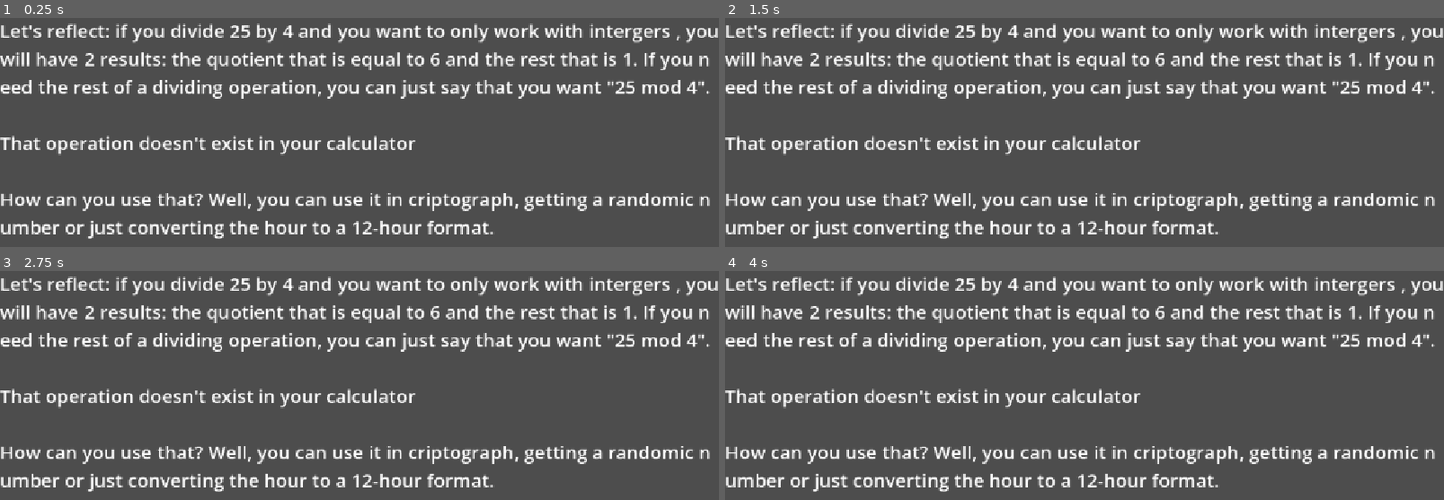
Above: before the commit, frames 1-4 (two rows, left to right).
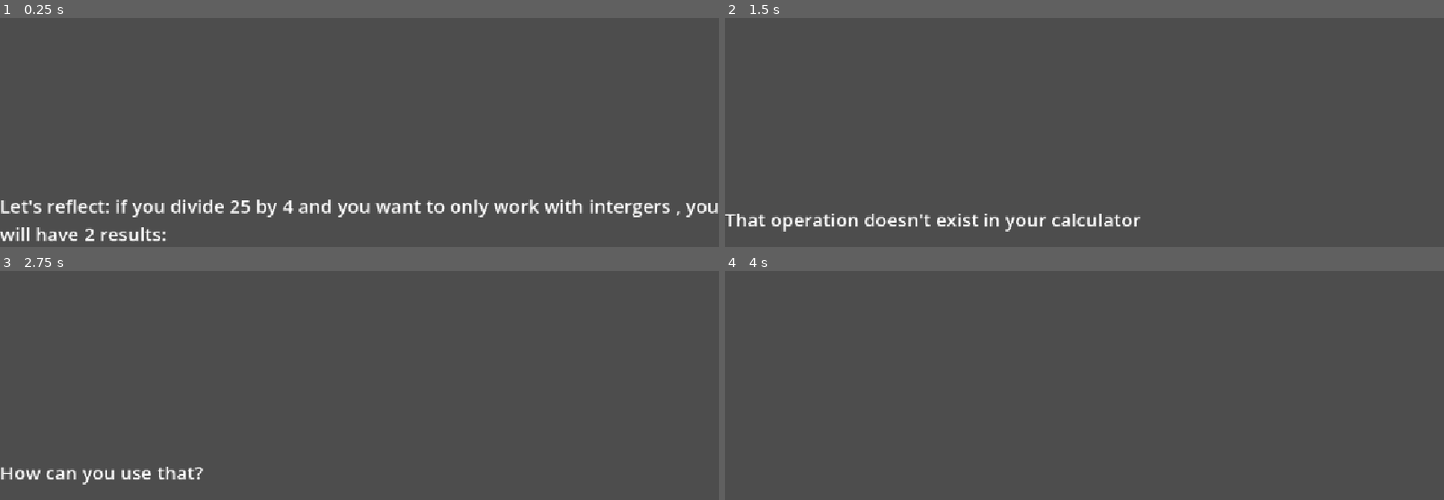
Above: after the commit, the same moments.

Repository: ygcs796/discrete-math
Game: Godot game, scene res://screens/text_page_1.tscn
Same seed, same stepped clock (60 frames per second), same inputs: the game is played once before the commit and once after it. The project has no main scene, so this scene is started directly.
Inputs:
- Up to frame 1 (0.25 s): no input
- Up to frame 2 (1.5 s): tap Enter at 0.5 s; hold E 0.53-1.28 s; tap Space at 1.25 s; tap E at 1.35 s
- Up to frame 3 (2.75 s): tap Enter at 2 s; hold E from 2.03 s (still down)
- Up to frame 4 (4 s): tap Space at 2.75 s; release E at 2.78 s; tap E at 2.85 s; tap Enter at 3.5 s; hold E from 3.53 s (still down)

The runs differ from the first frame. In frame 1, 16% of the frame differs, in the area x 0-100%, y 2-98%; in frame 2, 14%; in frame 3, 14%; in frame 4, 13%.

Commit message:
feat: tela vitória, derrota, count-down e mudança de frases

Diff:
--- /dev/null
+++ b/elements/count_down.tscn
@@ -0,0 +1,20 @@
+[gd_scene format=3 uid="uid://b4r1j2kggrmae"]
+
+[ext_resource type="Script" uid="uid://w3p08ngllvmk" path="res://scripts/count_down.gd" id="1_8bqqb"]
+
+[node name="count-down" type="Control" unique_id=1364557109]
+layout_mode = 3
+anchors_preset = 15
+anchor_right = 1.0
+anchor_bottom = 1.0
+grow_horizontal = 2
+grow_vertical = 2
+script = ExtResource("1_8bqqb")
+
+[node name="Label" type="Label" parent="." unique_id=1620378555]
+layout_mode = 0
+offset_left = 10.0
+offset_right = 164.0
+offset_bottom = 83.0
+theme_override_font_sizes/font_size = 60
+text = "00:30"
--- /dev/null
+++ b/screens/losing.tscn
@@ -0,0 +1,44 @@
+[gd_scene format=3 uid="uid://bfhd7x2lx3ew1"]
+
+[ext_resource type="Script" uid="uid://drqxra8whi0l7" path="res://scripts/losing.gd" id="1_68x8b"]
+
+[node name="losing" type="Control" unique_id=1802160683]
+layout_mode = 3
+anchors_preset = 15
+anchor_right = 1.0
+anchor_bottom = 1.0
+grow_horizontal = 2
+grow_vertical = 2
+script = ExtResource("1_68x8b")
+
+[node name="VBoxContainer" type="VBoxContainer" parent="." unique_id=716751718]
+layout_mode = 1
+anchors_preset = 14
+anchor_top = 0.5
+anchor_right = 1.0
+anchor_bottom = 0.5
+offset_top = -122.5
+offset_bottom = 122.5
+grow_horizontal = 2
+grow_vertical = 2
+
+[node name="Label" type="Label" parent="VBoxContainer" unique_id=995409627]
+layout_mode = 2
+theme_override_font_sizes/font_size = 87
+text = "YOU LOST"
+horizontal_alignment = 1
+
+[node name="try_again" type="Button" parent="VBoxContainer" unique_id=1385432249]
+layout_mode = 2
+size_flags_horizontal = 4
+theme_override_font_sizes/font_size = 37
+text = "TRY AGAIN"
+
+[node name="quit" type="Button" parent="VBoxContainer" unique_id=1040676976]
+layout_mode = 2
+size_flags_horizontal = 4
+theme_override_font_sizes/font_size = 37
+text = "QUIT"
+
+[connection signal="button_down" from="VBoxContainer/try_again" to="." method="_on_try_again_button_down"]
+[connection signal="button_down" from="VBoxContainer/quit" to="." method="_on_quit_button_down"]
--- a/screens/text_page_1.tscn
+++ b/screens/text_page_1.tscn
@@ -1,4 +1,6 @@
 [gd_scene format=3 uid="uid://h5bfh1a32fms"]
+
+[ext_resource type="Script" uid="uid://btm0ousracou8" path="res://scripts/text_page_1.gd" id="1_8n5n0"]
 
 [node name="text_page_1" type="Control" unique_id=273240199]
 layout_mode = 3
@@ -7,21 +9,20 @@
 anchor_bottom = 1.0
 grow_horizontal = 2
 grow_vertical = 2
+script = ExtResource("1_8n5n0")
 
 [node name="VBoxContainer" type="VBoxContainer" parent="." unique_id=2005141750]
 layout_mode = 1
-anchors_preset = 15
+anchors_preset = 14
+anchor_top = 0.5
 anchor_right = 1.0
-anchor_bottom = 1.0
+anchor_bottom = 0.5
+offset_top = -21.0
+offset_bottom = 21.0
 grow_horizontal = 2
 grow_vertical = 2
 
 [node name="Label" type="Label" parent="VBoxContainer" unique_id=2055538488]
 layout_mode = 2
 theme_override_font_sizes/font_size = 30
-text = "Let's reflect: if you divide 25 by 4 and you want to only work with intergers , you will have 2 results: the quotient that is equal to 6 and the rest that is 1. If you need the rest of a dividing operation, you can just say that you want \"25 mod 4\".
-
-That operation doesn't exist in your calculator
-
-How can you use that? Well, you can use it in criptograph, getting a randomic number or just converting the hour to a 12-hour format."
 autowrap_mode = 1
--- /dev/null
+++ b/screens/victory.tscn
@@ -0,0 +1,42 @@
+[gd_scene format=3 uid="uid://bipp8e4st843a"]
+
+[ext_resource type="Script" uid="uid://uwp1osmy33gf" path="res://scripts/victory.gd" id="1_fy80t"]
+
+[node name="victory" type="Control" unique_id=1925193676]
+layout_mode = 3
+anchors_preset = 15
+anchor_right = 1.0
+anchor_bottom = 1.0
+grow_horizontal = 2
+grow_vertical = 2
+script = ExtResource("1_fy80t")
+
+[node name="VBoxContainer" type="VBoxContainer" parent="." unique_id=2021178513]
+layout_mode = 1
+anchors_preset = 14
+anchor_top = 0.5
+anchor_right = 1.0
+anchor_bottom = 0.5
+grow_horizontal = 2
+grow_vertical = 2
+
+[node name="Label" type="Label" parent="VBoxContainer" unique_id=731034825]
+layout_mode = 2
+theme_override_font_sizes/font_size = 87
+text = "PARABÉNS"
+horizontal_alignment = 1
+
+[node name="back_beginning" type="Button" parent="VBoxContainer" unique_id=752260274]
+layout_mode = 2
+size_flags_horizontal = 4
+theme_override_font_sizes/font_size = 37
+text = "BACK TO BEGINNING"
+
+[node name="quit" type="Button" parent="VBoxContainer" unique_id=1283881383]
+layout_mode = 2
+size_flags_horizontal = 4
+theme_override_font_sizes/font_size = 37
+text = "QUIT"
+
+[connection signal="button_down" from="VBoxContainer/back_beginning" to="." method="_on_back_beginning_button_down"]
+[connection signal="button_down" from="VBoxContainer/quit" to="." method="_on_quit_button_down"]
--- /dev/null
+++ b/scripts/count_down.gd
@@ -0,0 +1,17 @@
+extends Control
+
+@onready var count_down = $Label;
+
+# Called when the node enters the scene tree for the first time.
+func _ready() -> void:
+	for segundo in range(30, -1, -1):
+		if segundo < 10:
+			count_down.text = "00:0" + str(segundo)
+		else:
+			count_down.text = "00:" + str(segundo)
+		await get_tree().create_timer(1.0).timeout
+	pass # Replace with function body.
+
+# Called every frame. 'delta' is the elapsed time since the previous frame.
+func _process(delta: float) -> void:
+	pass
--- /dev/null
+++ b/scripts/losing.gd
@@ -0,0 +1,20 @@
+extends Control
+
+
+# Called when the node enters the scene tree for the first time.
+func _ready() -> void:
+	pass # Replace with function body.
+
+
+# Called every frame. 'delta' is the elapsed time since the previous frame.
+func _process(delta: float) -> void:
+	pass
+
+
+func _on_try_again_button_down() -> void:
+	get_tree().change_scene_to_file("res://screens/menu.tscn")
+	pass # Replace with function body.
+
+func _on_quit_button_down() -> void:
+	get_tree().quit()
+	pass # Replace with function body.
--- /dev/null
+++ b/scripts/text_page_1.gd
@@ -0,0 +1,42 @@
+extends Control
+
+@onready var dialog_text = $VBoxContainer/Label
+
+signal dialog_finished
+var pages: Array = []
+var current_page: int = 0
+
+func _ready():
+	visible = false
+	show_dialog([
+		"Let's reflect: if you divide 25 by 4 and you want to only work with intergers , you will have 2 results:",
+		"the quotient that is equal to 6...",
+		"and the rest that is 1" ,
+		"If you need the rest of a dividing operation, you can just say that you want the result of '25 mod 4'",
+		"That operation doesn't exist in your calculator",
+		"When we resolve problems with that operation, we are using the 'Module Arithmetic'" ,
+		"How can you use that?",
+		"Well, you can use it in criptograph...",
+		"getting a randomic number...",
+		"or just converting the hour to a 12-hour format."
+	])
+
+func show_dialog(texts: Array):
+	pages = texts
+	current_page = 0
+	visible = true
+	_show_page(pages[current_page])
+
+func _show_page(line: String):
+	dialog_text.text = line
+
+func _unhandled_input(event):
+	if not visible:
+		return
+	if Input.is_key_pressed(KEY_E): # ação criada por mim
+		current_page += 1
+		if current_page < pages.size():
+			_show_page(pages[current_page])
+		else:
+			visible = false
+			emit_signal("dialog_finished")
--- /dev/null
+++ b/scripts/victory.gd
@@ -0,0 +1,20 @@
+extends Control
+
+
+# Called when the node enters the scene tree for the first time.
+func _ready() -> void:
+	pass # Replace with function body.
+
+
+# Called every frame. 'delta' is the elapsed time since the previous frame.
+func _process(delta: float) -> void:
+	pass
+
+func _on_quit_button_down() -> void:
+	get_tree().quit()
+	pass # Replace with function body.
+
+
+func _on_back_beginning_button_down() -> void:
+	get_tree().change_scene_to_file("res://screens/menu.tscn")
+	pass # Replace with function body.
Not shown, added: scripts/count_down.gd.uid
Not shown, added: scripts/losing.gd.uid
Not shown, added: scripts/text_page_1.gd.uid
Not shown, added: scripts/victory.gd.uid
